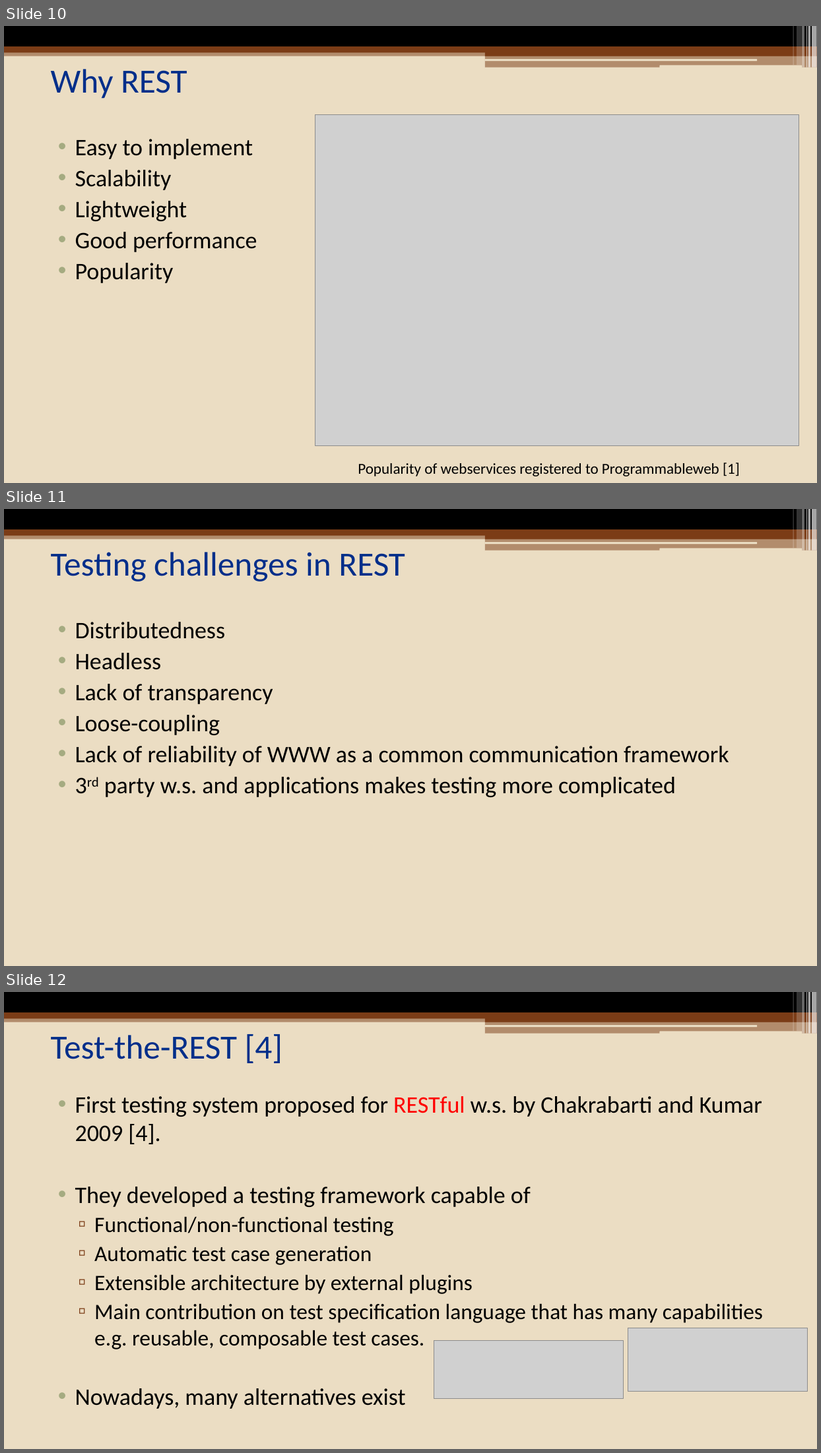
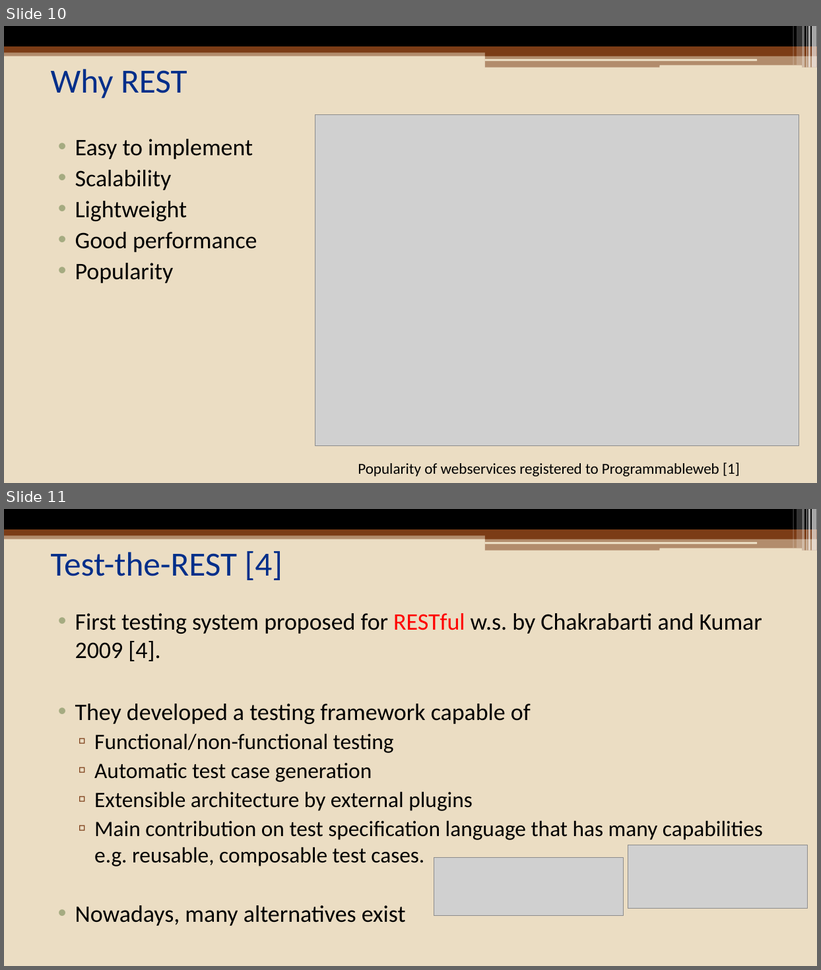
Before and after one commit to eozer/cinco_seminar, a slide deck: presentation/cinco_presentation.pptx. Shown one above the other, each under a label of ours: slides 10, 11 and 12 before the commit, slides 10 and 11 after it. The pictures are 821x1453 and 821x970 pixels, drawn with LibreOffice and Linux fonts; fonts in the diff are those of the drawing; grey boxes stand for pictures. Boxes give left, top, right and bottom in pixels: in the first picture for what was removed or moved away, otherwise in the second. Text is boxed around its words. In the diff, an @@ line names an element or a change of style, - is before the commit and + after.

```diff
--- a/presentation/cinco_presentation.pptx
+++ b/presentation/cinco_presentation.pptx
@@ slide 11 removed at box(4, 509, 817, 966), background #EBDDC3; not listed: 13 template elements that a slide beside it also shows @@
@@ title removed at box(51, 552, 405, 582) @@
-Testing challenges in REST
@@ text removed at box(75, 622, 729, 797) @@
-• Distributedness
-• Headless
-• Lack of transparency
-• Loose-coupling
-• Lack of reliability of WWW as a common communication framework
-• 3rd party w.s. and applications makes testing more complicated
@@ what was slide 12 is now slide 11 @@
```
Also in this commit, not shown: 1 slide changed.
